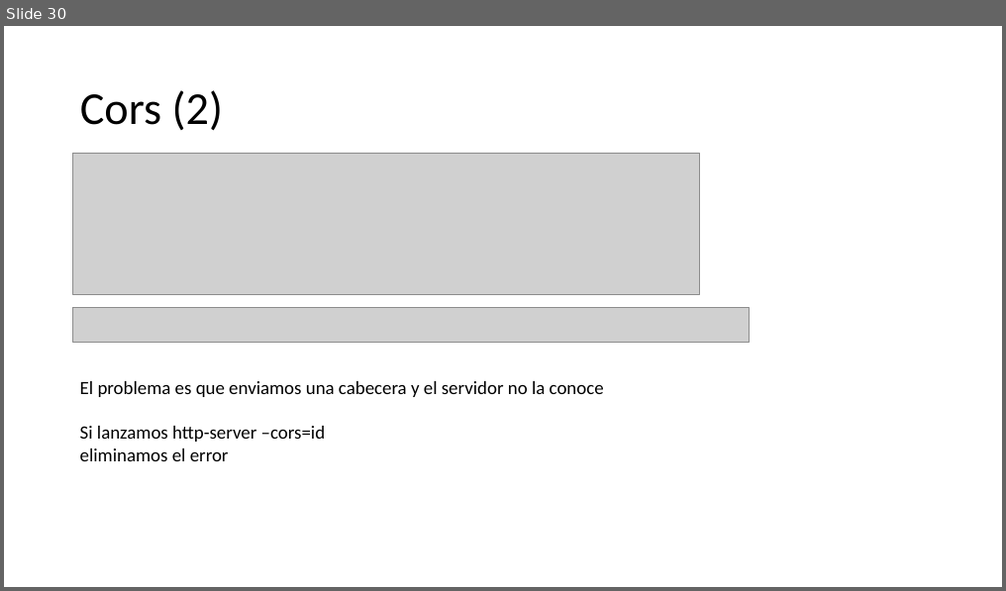
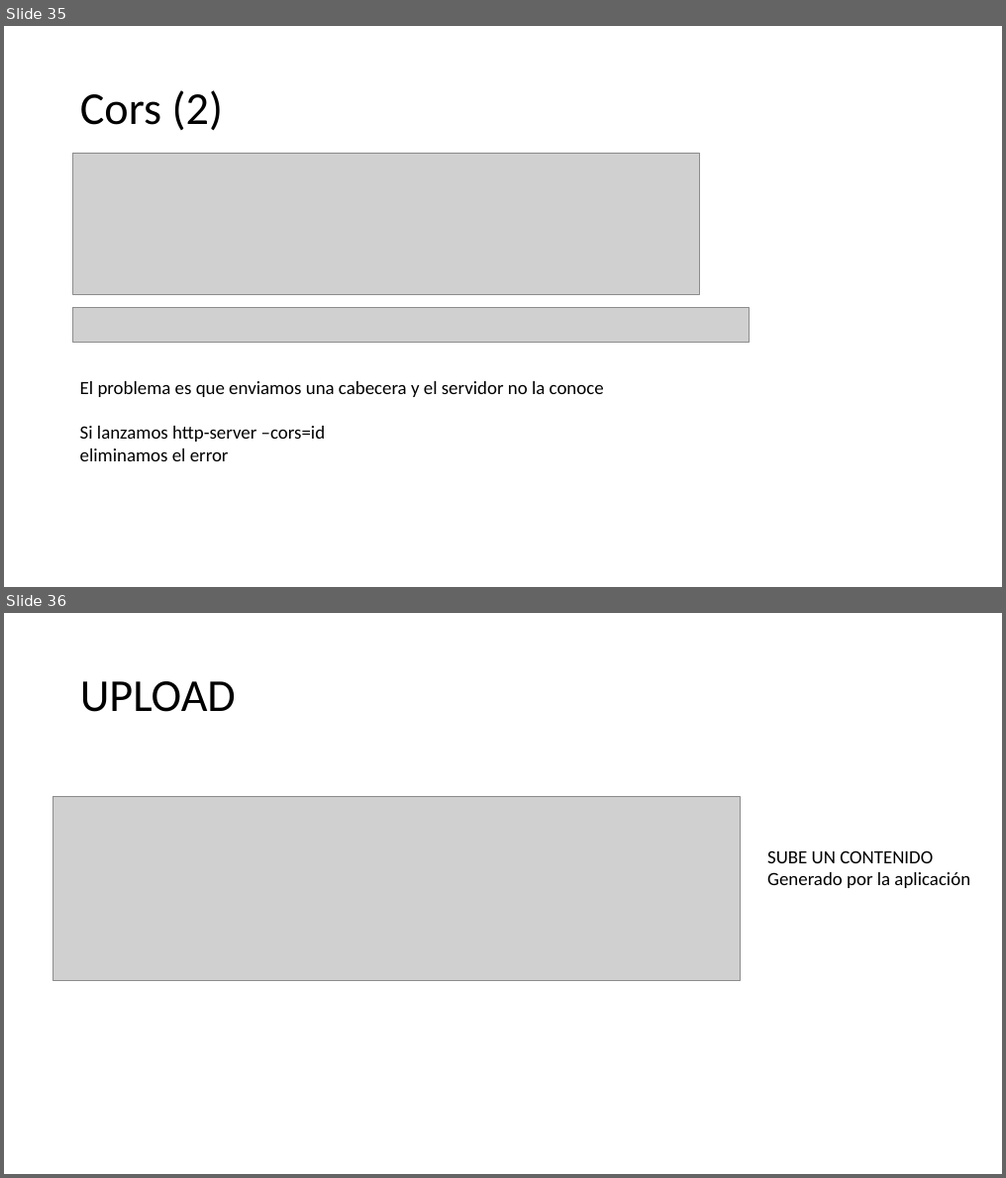
Before and after one commit to Jviejo/frontent, a slide deck: doc/angular 2 sesion 1.pptx. Shown one above the other, each under a label of ours: slide 30 before the commit, slides 35 and 36 after it. The pictures are 1006x591 and 1006x1178 pixels, drawn with LibreOffice and Linux fonts; fonts in the diff are those of the drawing; grey boxes stand for pictures. Boxes give left, top, right and bottom in pixels: in the first picture for what was removed or moved away, otherwise in the second. Text is boxed around its words. In the diff, an @@ line names an element or a change of style, - is before the commit and + after.

```diff
--- a/doc/angular 2 sesion 1.pptx
+++ b/doc/angular 2 sesion 1.pptx
@@ slide 36 added at [4,613,1002,1174], background #FFFFFF @@
@@ title added at [80,681,236,712], 44 pt, text #000000 @@
+UPLOAD
@@ picture added at [54,796,741,980] @@
@@ text added at [767,851,970,888], 18 pt, text #000000 @@
+SUBE UN CONTENIDO
+Generado por la aplicación
@@ what was slide 30 is now slide 35 @@
```
Also in this commit, not shown: 1 slide changed, 13 other slides added, 4 slides removed, 15 other files.
